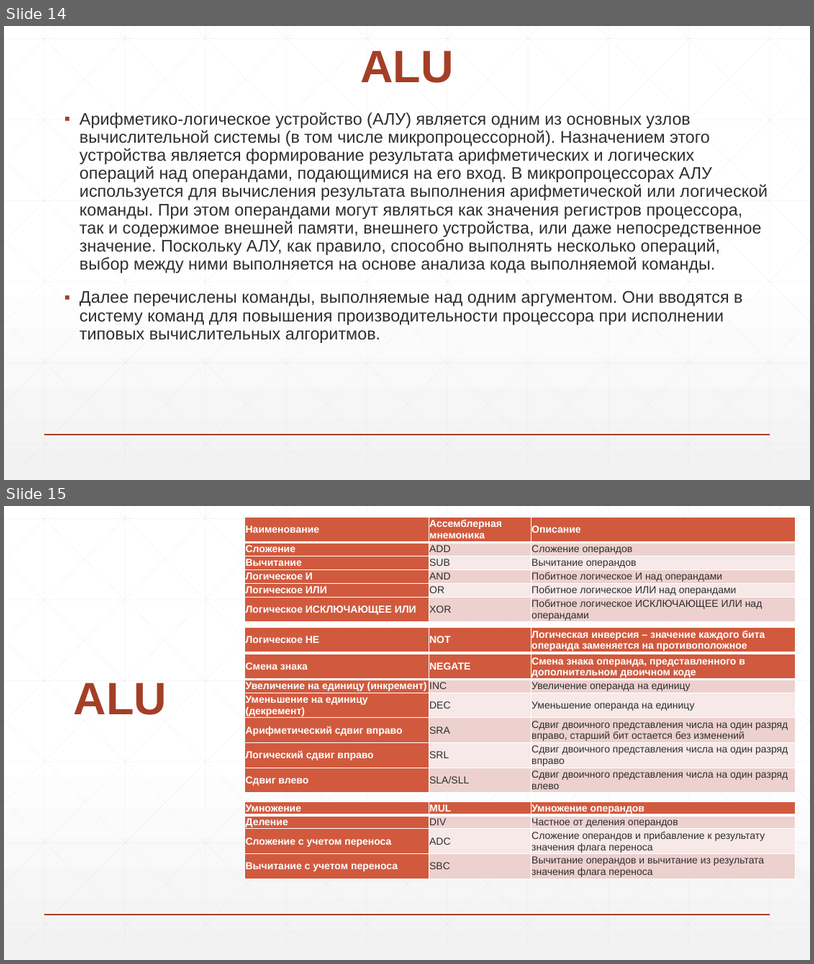
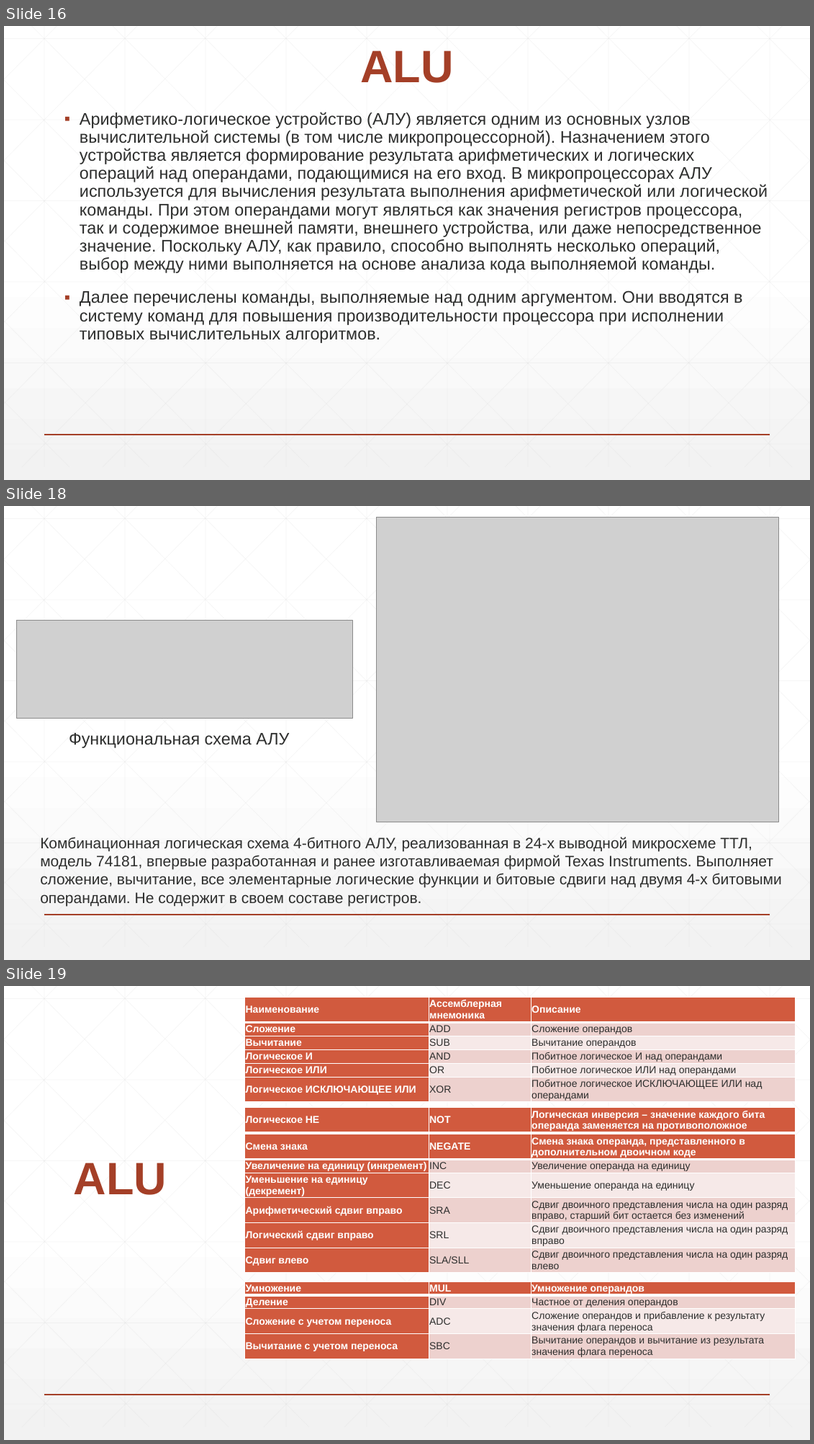
Before and after one commit to DiBoS290699/Labs, a slide deck: IVM/ЭВМ №8.pptx. Shown one above the other, each under a label of ours: slides 14 and 15 before the commit, slides 16, 18 and 19 after it; the slides between them are not shown. The pictures are 814x964 and 814x1444 pixels, drawn with LibreOffice and Linux fonts; fonts in the diff are those of the drawing; grey boxes stand for pictures. Boxes give left, top, right and bottom in pixels: in the first picture for what was removed or moved away, otherwise in the second. Text is boxed around its words. In the diff, an @@ line names an element or a change of style, - is before the commit and + after.

```diff
--- a/IVM/ЭВМ №8.pptx
+++ b/IVM/ЭВМ №8.pptx
@@ slide 18 added at [4,506,810,960], background gradient #FFFFFF to #F2F2F2; not listed: 47 template elements that a slide beside it also shows @@
@@ picture added at [377,517,779,821] @@
@@ picture added at [17,620,352,718] @@
@@ text added at [69,733,289,748], 20 pt, text #2D2E2D @@
+Функциональная схема АЛУ
@@ text added at [40,836,782,906], 18 pt, text #2D2E2D @@
+Комбинационная логическая схема 4-битного АЛУ, реализованная в 24-х выводной микросхеме ТТЛ, модель 74181, впервые разработанная и ранее изготавливаемая фирмой Texas Instruments. Выполняет сложение, вычитание, все элементарные логические функции и битовые сдвиги над двумя 4-х битовыми операндами. Не содержит в своем составе регистров.
@@ what was slide 14 is now slide 16 @@
@@ what was slide 15 is now slide 19 @@
```
Also in this commit, not shown: 1 slide changed, 3 other slides added, 7 other files.
